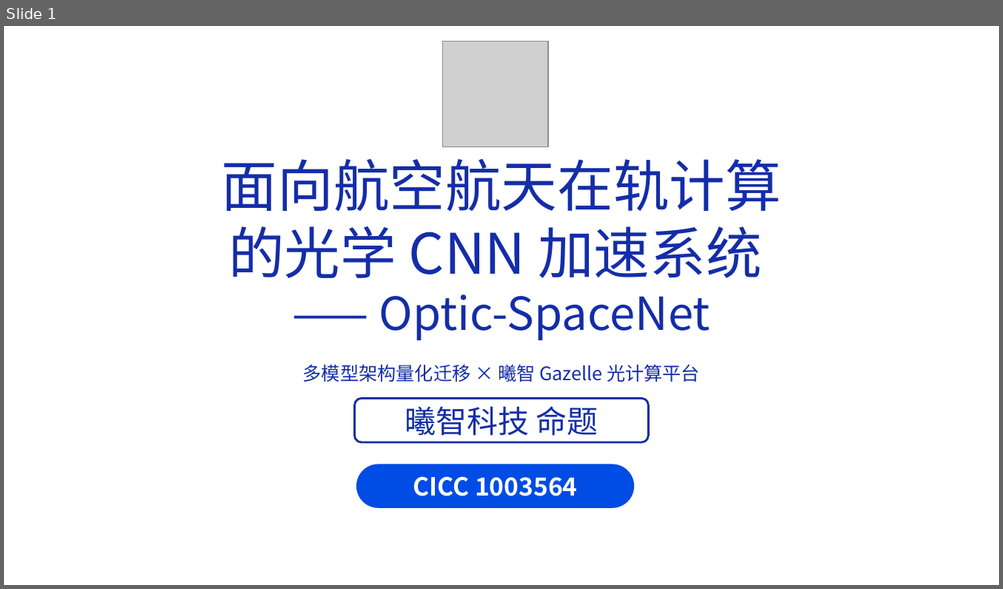
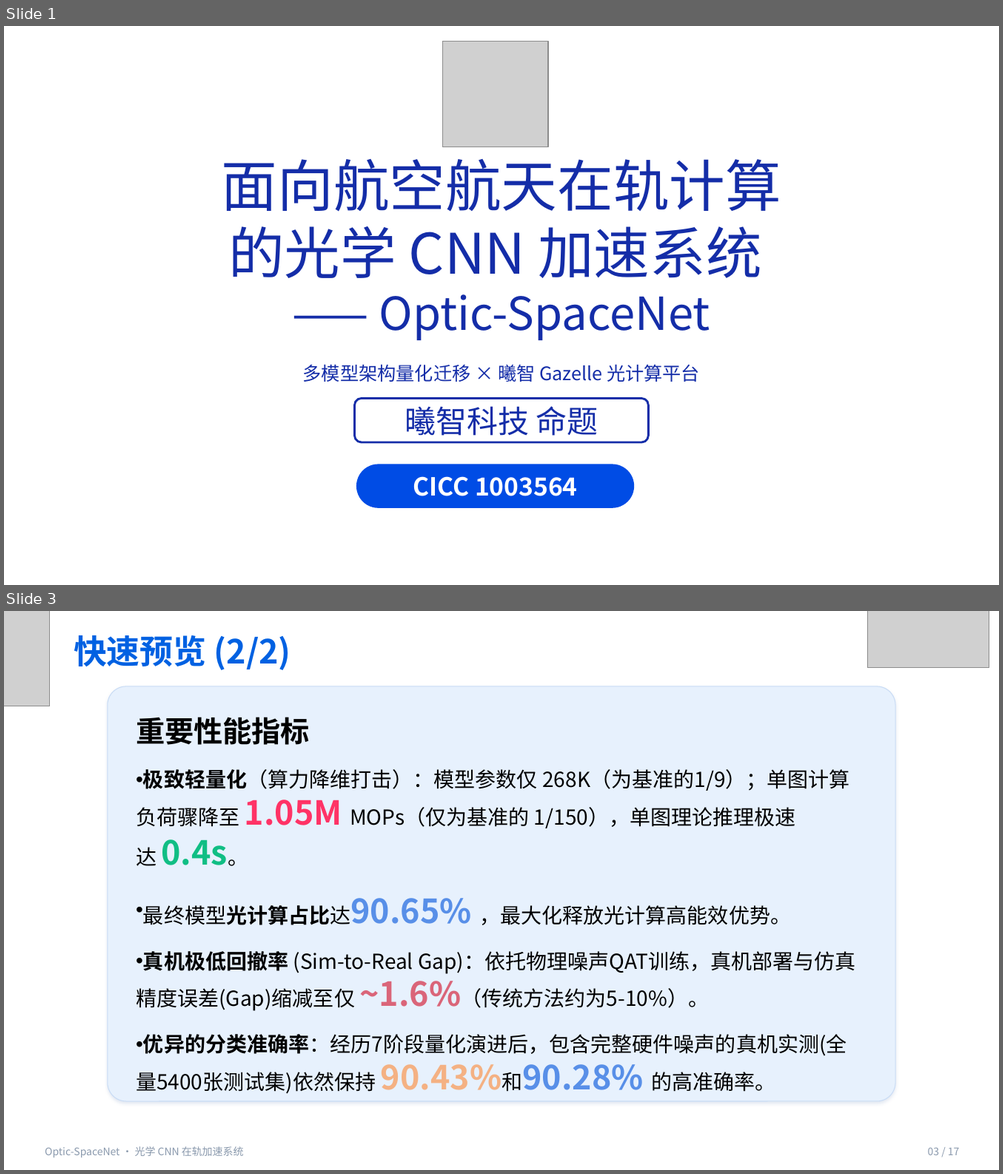
Before and after one commit to lhh010/Optic-SpaceNet-Final, a slide deck: 复赛文档/答辩ppt-CICC1003564-final.pptx. Shown one above the other, each under a label of ours: slide 1 before the commit, slides 1 and 3 after it; the slides between them are not shown. The pictures are 1003x589 and 1003x1174 pixels, drawn with LibreOffice and Linux fonts; fonts in the diff are those of the drawing; grey boxes stand for pictures; background and template pictures are left out. Boxes give left, top, right and bottom in pixels: in the first picture for what was removed or moved away, otherwise in the second. Text is boxed around its words. In the diff, an @@ line names an element or a change of style, - is before the commit and + after.

```diff
--- a/复赛文档/答辩ppt-CICC1003564-final.pptx
+++ b/复赛文档/答辩ppt-CICC1003564-final.pptx
@@ slide 3 added at (x1=4, y1=611, x2=999, y2=1170), background #FFFFFF @@
@@ picture added at (x1=4, y1=611, x2=50, y2=706) @@
@@ picture added at (x1=868, y1=611, x2=989, y2=668) @@
@@ text added at (x1=74, y1=635, x2=291, y2=670), 32 pt, text #0061E2, bold @@
+快速预览 (2/2)
@@ rounded rectangle added at (x1=108, y1=686, x2=896, y2=1102), fill #E7F1FD, outline #C9DCF5 0.75 pt @@
@@ text added at (x1=136, y1=717, x2=856, y2=1056), 20 pt, text #000000 @@
+重要性能指标
+• 极致轻量化（算力降维打击）：模型参数仅 268K（为基准的1/9）；单图计算负荷骤降至 1.05M MOPs（仅为基准的 1/150），单图理论推理极速达 0.4s。
+• 最终模型光计算占比达90.65% ，最大化释放光计算高能效优势。
+• 真机极低回撤率 (Sim-to-Real Gap)：依托物理噪声QAT训练，真机部署与仿真精度误差(Gap)缩减至仅 ~1.6%（传统方法约为5-10%）。
+• 优异的分类准确率：经历7阶段量化演进后，包含完整硬件噪声的真机实测(全量5400张测试集)依然保持 90.43%和90.28% 的高准确率。
@@ text added at (x1=45, y1=1147, x2=244, y2=1158), 10 pt, text #8A99AD @@
+Optic-SpaceNet · 光学 CNN 在轨加速系统
@@ text added at (x1=928, y1=1147, x2=959, y2=1156), 10 pt, text #8A99AD @@
+03 / 17
```
Also in this commit, not shown: 13 slides changed, 1 other slide added, 1 other file.
